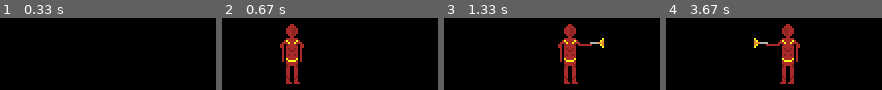
Above: before the commit, frames 1-4 (left to right).
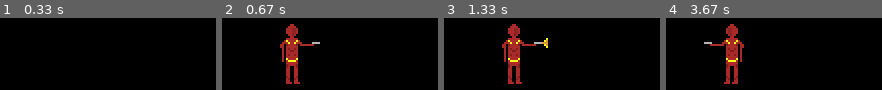
Above: after the commit, the same moments.

Repository: aavina/jubal-pygame
Game: pygame game, started from jubal.py
Same seed, same stepped clock (60 frames per second), same inputs: the game is played once before the commit and once after it.
Inputs:
- Up to frame 1 (0.33 s): no input
- Up to frame 2 (0.67 s): tap Space at 0.33 s
- Up to frame 3 (1.33 s): hold Right 0.67-1.13 s; hold Space from 1.17 s (still down); hold Up from 1.17 s (still down)
- Up to frame 4 (3.67 s): release Space at 1.63 s; release Up at 1.63 s; hold Up 1.67-2.13 s; hold Right 2.17-2.63 s; hold Left 2.67-3.2 s; hold Down 3.23-3.53 s; hold Space from 3.57 s (still down); hold Left from 3.57 s (still down)

Frame 1 is identical in both runs. In frame 2, 0.5% of the frame differs, in the area x 36-46%, y 33-62%; in frame 3, 9.7%, in the area x 26-75%, y 8-92%; in frame 4, 9.5%.

Commit message:
Player now shoots in fluid animation with no interrupts

Diff:
--- a/jubal.py
+++ b/jubal.py
@@ -54,10 +54,12 @@
     ybase = (animTypesInfo[animType])[1]
     numFrames = (animTypesInfo[animType])[2]
     imagesAndDurations = [(sheet.subsurface(pygame.Rect(xbase+(LEN_SPRT_X*num), ybase, LEN_SPRT_X, LEN_SPRT_Y)), DURATION) for num in range(numFrames)]
-    animObjs[animType] = pyganim.PygAnimation(imagesAndDurations)
+    loopforever = True
+    if(animType == 'shoot_right' or animType == 'shoot_left'):
+        loopforever = False
 
+    animObjs[animType] = pyganim.PygAnimation(imagesAndDurations, loop=loopforever)
 
-moveConductor = pyganim.PygConductor(animObjs)
 
 # Key variables
 UP = 'up'
@@ -83,7 +85,7 @@
 # Initialize starting position
 position = (middleX, middleY)
 
-moveUp = moveDown = moveLeft = moveRight = playerShooting = False
+moveUp = moveDown = moveLeft = moveRight = playerShooting = playerDirection = False
 
 while True:
     DISPLAYSURF.fill(BLACK)
@@ -91,11 +93,10 @@
     # Check for game events
     for event in pygame.event.get():
         # Reset player direction
-        playerDirection = None
         if event.type == QUIT:
             pygame.quit()
             sys.exit()
-        elif event.type == KEYDOWN:
+        elif event.type == KEYDOWN and not playerShooting:
             # Handle key presses
             keyPressed = True
             if event.key == K_LEFT:
@@ -114,10 +115,16 @@
                 moveDown = True
             elif event.key == K_SPACE:
                 playerShooting = True
+                if FACING_RIGHT:
+                    animObjs['shoot_right'].play()
+                    playerDirection = RIGHT
+                else:
+                    animObjs['shoot_left'].play()
+                    playerDirection = LEFT
             elif event.key == K_ESCAPE:
                 pygame.quit()
                 sys.exit()
-        elif event.type == KEYUP:
+        elif event.type == KEYUP and not playerShooting:
             if event.key == K_LEFT:
                 moveLeft = False
                 playerDirection = LEFT
@@ -134,7 +141,6 @@
                 moveDown = False
                 playerDirection = DOWN
             elif event.key == K_SPACE:
-                playerShooting = False
                 if FACING_RIGHT:
                     playerDirection = RIGHT
                 else:
@@ -142,26 +148,39 @@
 
     # Check for movement
     if moveLeft or moveRight or moveUp or playerShooting:
-        moveConductor.play()
         if playerShooting and FACING_RIGHT:
-            animObjs['shoot_right'].blit(DISPLAYSURF, position)
+            if animObjs['shoot_right'].isFinished():
+                playerShooting = False
+                playerDirection = RIGHT
+                DISPLAYSURF.blit(IMAGESDICT['j_rightface'],position)
+            else:
+                animObjs['shoot_right'].blit(DISPLAYSURF, position)
         elif playerShooting and not FACING_RIGHT:
-            animObjs['shoot_left'].blit(DISPLAYSURF, position)
+            if animObjs['shoot_left'].isFinished():
+                playerShooting = False
+                playerDirection = LEFT
+                DISPLAYSURF.blit(IMAGESDICT['j_leftface'],position)
+            else:
+                animObjs['shoot_left'].blit(DISPLAYSURF, position)
         elif playerDirection == LEFT:
             mv_x = position[0] - MOVEMENT_RATE_X
             mv_y = position[1]
             if(mv_x > 0):
                 position = (mv_x, mv_y)
+            animObjs['left_walk'].play()
             animObjs['left_walk'].blit(DISPLAYSURF, position)
         elif playerDirection == RIGHT:
             mv_x = position[0] + MOVEMENT_RATE_X
             mv_y = position[1]
             if((mv_x + LEN_SPRT_X) < SCREEN_X):
                 position = (mv_x, mv_y)
+            animObjs['right_walk'].play()
             animObjs['right_walk'].blit(DISPLAYSURF, position)
         elif playerDirection == UP and FACING_RIGHT:
+            animObjs['jump_right'].play()
             animObjs['jump_right'].blit(DISPLAYSURF, position)
         elif playerDirection == UP and not FACING_RIGHT:
+            animObjs['jump_left'].play()
             animObjs['jump_left'].blit(DISPLAYSURF, position)
     else:
         # Standing
Not shown, changed: .gitignore
